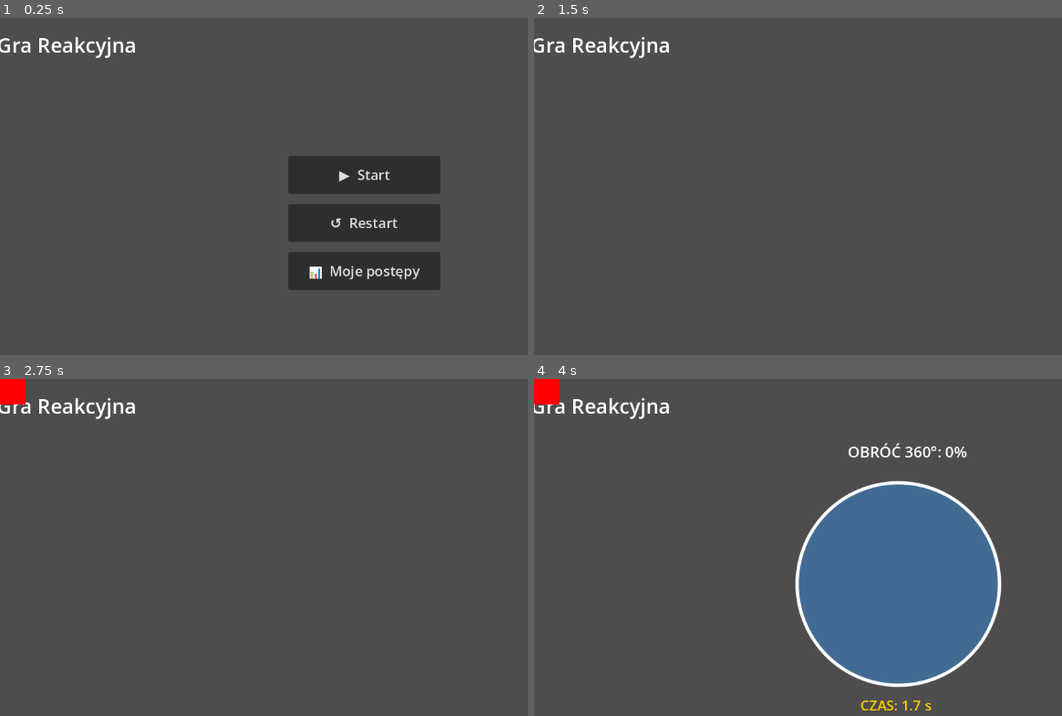
Above: before the commit, frames 1-4 (two rows, left to right).
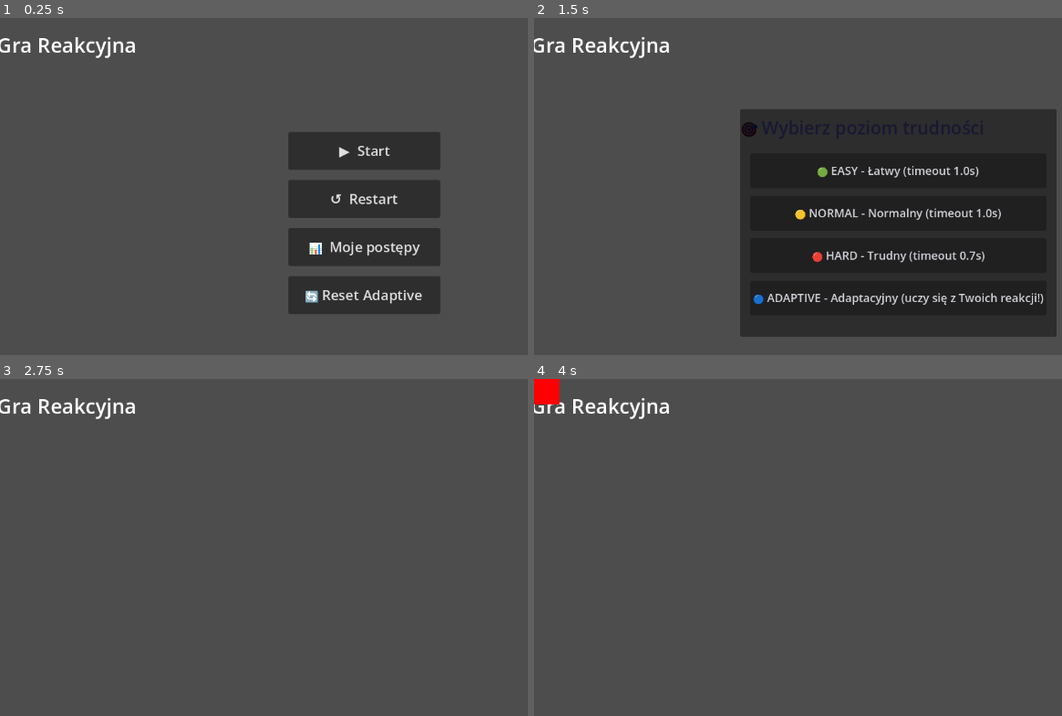
Above: after the commit, the same moments.

Repository: XMefilesX/Rehagame
Game: Godot game, scene res://main.tscn
Two runs of this game, one before a commit and one after it. Both use one fixed random seed, a clock stepped at 60 frames per second and the inputs below.
Inputs (mouse positions are in pixels of both pictures, inside the frame that each line leads up to):
- Up to frame 1 (0.25 s): no input
- Up to frame 2 (1.5 s): click (898, 294) at 0.5 s, where only the run after the commit has a clickable "🔄 Reset Adaptive"; click "▶ Start" at 1.25 s
- Up to frame 3 (2.75 s): click (364, 618) at 2 s, where only the run after the commit has a clickable "🔴 HARD - Trudny (timeout 0.7s)"
- Up to frame 4 (4 s): tap Enter (ui_accept) at 2.75, 3.02, 3.5, 3.77 s; move the mouse to (1056, 564) at 2.77 s; tap Keypad Enter at 2.85 s; click (1056, 564) at 2.92 s; move the mouse to (750, 604) at 3.52 s; tap Shift at 3.6 s; click (750, 604) at 3.67 s

The runs differ from the first frame. In frame 1, 7.9% of the frame differs, in the area x 54-84%, y 33-88%; in frame 2, 40%, in the area x 39-99%, y 27-95%; in frame 3, 0.4%; in frame 4, 19%.

Commit message:
Major fix: Add difficulty selection screen after Start button (Easy/Normal/Hard/Adaptive), add Reset Adaptive button, integrate DifficultyManager.set_difficulty and reset. All requirements for D now satisfied. Also hide diff screen on pause.

Diff:
--- a/main.gd
+++ b/main.gd
@@ -63,6 +63,17 @@
 var btn_close_progress: Button
 
 # ===========================================================
+# NOWE: ekran wyboru trudności + reset adaptive (NAPRAW A)
+# ===========================================================
+var btn_reset_adaptive: Button
+var difficulty_screen: CanvasLayer
+var difficulty_panel: Panel
+var btn_easy: Button
+var btn_normal: Button
+var btn_hard: Button
+var btn_adaptive: Button
+
+# ===========================================================
 # CYKL ŻYCIA
 # ===========================================================
 func _ready() -> void:
@@ -88,7 +99,15 @@
 	$Menu/VBoxMenuContainer.add_child(btn_progress)
 	btn_progress.pressed.connect(_on_progress_pressed)
 
+	# NAPRAW A: dodaj przycisk resetu adaptacyjnego
+	btn_reset_adaptive = Button.new()
+	btn_reset_adaptive.text = "🔄 Reset Adaptive"
+	btn_reset_adaptive.custom_minimum_size = Vector2(240, 60)
+	$Menu/VBoxMenuContainer.add_child(btn_reset_adaptive)
+	btn_reset_adaptive.pressed.connect(_on_reset_adaptive_pressed)
+
 	_create_progress_screen()
+	_create_difficulty_screen()
 	_style_ui()
 
 # ===========================================================
@@ -98,10 +117,8 @@
 	if progress_screen:
 		progress_screen.visible = false
 	menu.visible = false
-	_reset_session_data()
-	session_timer.start()
-	spawn_timer.start(MIN_SPAWN_DELAY)
-	session_active = true
+	# NAPRAW A: zamiast natychmiastowego startu – pokaż ekran wyboru trudności
+	_show_difficulty_screen()
 
 func _on_restart_pressed() -> void:
 	get_tree().reload_current_scene()
@@ -260,6 +277,8 @@
 		btn_restart.visible = true
 		if progress_screen:
 			progress_screen.visible = false
+		if difficulty_screen:
+			difficulty_screen.visible = false
 
 # ===========================================================
 # NOWE FUNKCJE: EKRAN "MOJE POSTĘPY" (wymaganie PDF – tekstowa lista sesji)
@@ -354,10 +373,16 @@
 			lbl.set("theme_override_font_sizes/font_size", 20)
 			lbl.modulate = Color(0.1, 0.1, 0.15, 1)  # ciemny tekst na jasnym panelu
 
-	# Przyciski w menu (w tym nowy)
-	for btn in [btn_start, btn_restart, btn_progress]:
+	# Przyciski w menu (w tym nowy reset)
+	for btn in [btn_start, btn_restart, btn_progress, btn_reset_adaptive]:
 		if btn:
 			btn.set("theme_override_font_sizes/font_size", 22)
+			btn.modulate = Color.WHITE
+
+	# Przyciski ekranu trudności
+	for btn in [btn_easy, btn_normal, btn_hard, btn_adaptive]:
+		if btn:
+			btn.set("theme_override_font_sizes/font_size", 18)
 			btn.modulate = Color.WHITE
 
 func _on_progress_pressed() -> void:
@@ -432,3 +457,103 @@
 		score += 10
 		DifficultyManager.report_reaction_time(0.5)
 	get_tree().create_timer(0.35).timeout.connect(_on_spawn_timer_timeout)
+
+# ===========================================================
+# NAPRAW A: EKRAN WYBORU TRUDNOŚCI (po kliknięciu Start)
+# ===========================================================
+func _create_difficulty_screen() -> void:
+	difficulty_screen = CanvasLayer.new()
+	difficulty_screen.name = "DifficultyScreen"
+	difficulty_screen.visible = false
+	add_child(difficulty_screen)
+
+	difficulty_panel = Panel.new()
+	difficulty_panel.anchors_preset = 8
+	difficulty_panel.anchor_left = 0.5
+	difficulty_panel.anchor_top = 0.5
+	difficulty_panel.anchor_right = 0.5
+	difficulty_panel.anchor_bottom = 0.5
+	difficulty_panel.offset_left = -250.0
+	difficulty_panel.offset_top = -180.0
+	difficulty_panel.offset_right = 250.0
+	difficulty_panel.offset_bottom = 180.0
+	difficulty_panel.grow_horizontal = Control.GROW_DIRECTION_BOTH
+	difficulty_panel.grow_vertical = Control.GROW_DIRECTION_BOTH
+	difficulty_panel.modulate = Color(0.95, 0.95, 0.98, 1)
+	difficulty_screen.add_child(difficulty_panel)
+
+	var title := Label.new()
+	title.text = "🎯 Wybierz poziom trudności"
+	title.horizontal_alignment = HORIZONTAL_ALIGNMENT_CENTER
+	title.set("theme_override_font_sizes/font_size", 28)
+	title.modulate = Color(0.1, 0.1, 0.2, 1)
+	title.offset_top = 10
+	title.offset_bottom = 50
+	title.anchors_preset = 10
+	difficulty_panel.add_child(title)
+
+	var btn_box := VBoxContainer.new()
+	btn_box.anchors_preset = 15
+	btn_box.anchor_left = 0.1
+	btn_box.anchor_top = 0.25
+	btn_box.anchor_right = 0.9
+	btn_box.anchor_bottom = 0.85
+	btn_box.grow_horizontal = Control.GROW_DIRECTION_BOTH
+	btn_box.grow_vertical = Control.GROW_DIRECTION_BOTH
+	btn_box.add_theme_constant_override("separation", 12)
+	difficulty_panel.add_child(btn_box)
+
+	btn_easy = Button.new()
+	btn_easy.text = "🟢 EASY - Łatwy (timeout 1.0s)"
+	btn_easy.custom_minimum_size = Vector2(420, 55)
+	btn_easy.set("theme_override_font_sizes/font_size", 18)
+	btn_easy.pressed.connect(_on_difficulty_selected.bind(DifficultyManager.Difficulty.EASY))
+	btn_box.add_child(btn_easy)
+
+	btn_normal = Button.new()
+	btn_normal.text = "🟡 NORMAL - Normalny (timeout 1.0s)"
+	btn_normal.custom_minimum_size = Vector2(420, 55)
+	btn_normal.set("theme_override_font_sizes/font_size", 18)
+	btn_normal.pressed.connect(_on_difficulty_selected.bind(DifficultyManager.Difficulty.NORMAL))
+	btn_box.add_child(btn_normal)
+
+	btn_hard = Button.new()
+	btn_hard.text = "🔴 HARD - Trudny (timeout 0.7s)"
+	btn_hard.custom_minimum_size = Vector2(420, 55)
+	btn_hard.set("theme_override_font_sizes/font_size", 18)
+	btn_hard.pressed.connect(_on_difficulty_selected.bind(DifficultyManager.Difficulty.HARD))
+	btn_box.add_child(btn_hard)
+
+	btn_adaptive = Button.new()
+	btn_adaptive.text = "🔵 ADAPTIVE - Adaptacyjny (uczy się z Twoich reakcji!)"
+	btn_adaptive.custom_minimum_size = Vector2(420, 55)
+	btn_adaptive.set("theme_override_font_sizes/font_size", 18)
+	btn_adaptive.pressed.connect(_on_difficulty_selected.bind(DifficultyManager.Difficulty.ADAPTIVE))
+	btn_box.add_child(btn_adaptive)
+
+func _show_difficulty_screen() -> void:
+	if difficulty_screen:
+		difficulty_screen.visible = true
+
+func _on_difficulty_selected(diff: DifficultyManager.Difficulty) -> void:
+	DifficultyManager.set_difficulty(diff)
+	if diff == DifficultyManager.Difficulty.ADAPTIVE:
+		DifficultyManager.reset_adaptive()
+	_reset_session_data()
+	session_timer.start()
+	spawn_timer.start(MIN_SPAWN_DELAY)
+	session_active = true
+	if difficulty_screen:
+		difficulty_screen.visible = false
+
+func _on_reset_adaptive_pressed() -> void:
+	DifficultyManager.reset_adaptive()
+	# Prosty komunikat powiadomienia
+	var notif := Label.new()
+	notif.text = "✅ Adaptive zresetowany do bazowego timeoutu 1.0s"
+	notif.horizontal_alignment = HORIZONTAL_ALIGNMENT_CENTER
+	notif.set("theme_override_font_sizes/font_size", 16)
+	notif.modulate = Color(0.2, 0.8, 0.2, 1)
+	notif.offset_top = 80
+	$Menu.add_child(notif)
+	get_tree().create_timer(2.5).timeout.connect(func(): if is_instance_valid(notif): notif.queue_free())
